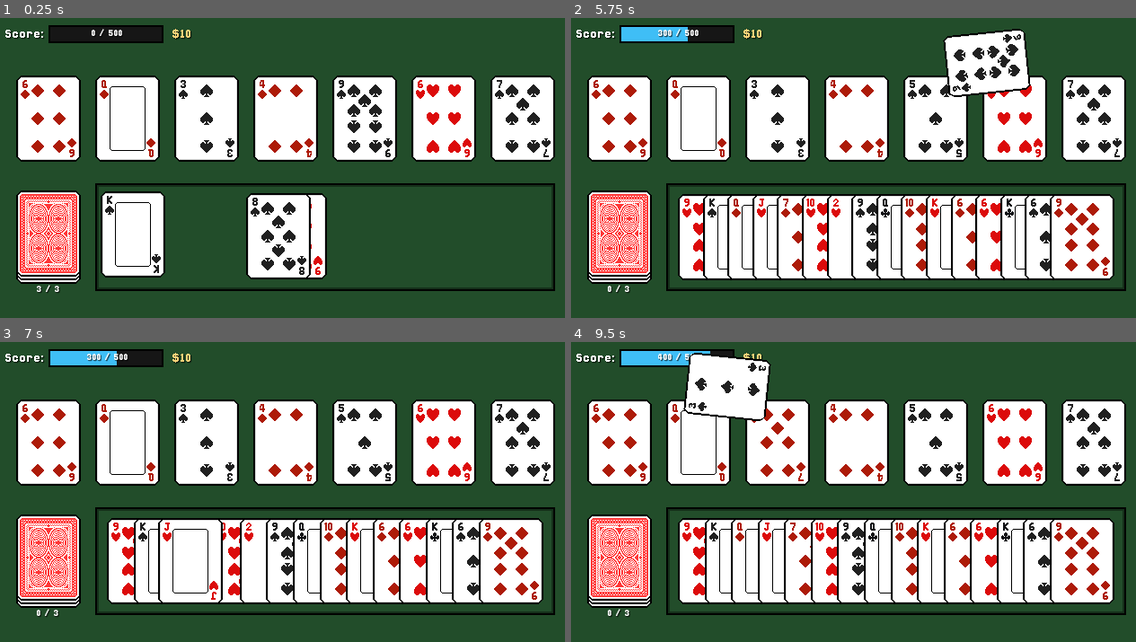
Above: before the commit, frames 1-4 (two rows, left to right).
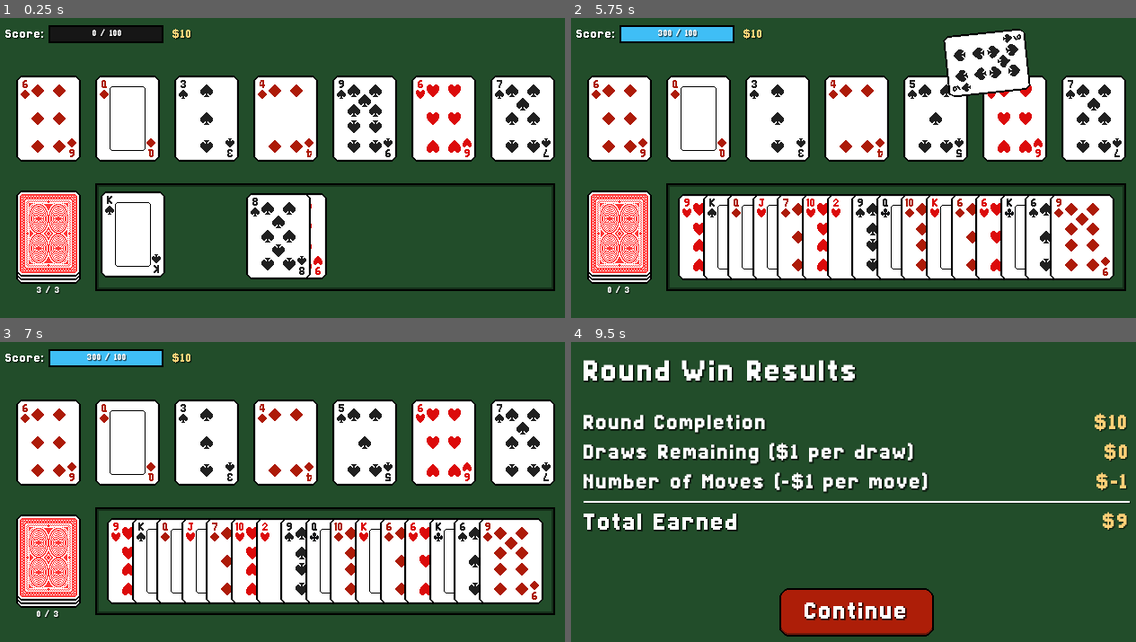
Above: after the commit, the same moments.

Repository: AyyBee123/Oristaile
Game: Godot game, scene res://Scenes/encounter.tscn
The game is run twice, just before and just after one commit, with the same random seed, the same clock (stepped at 60 frames per second) and the same inputs.
Inputs (mouse positions are in pixels of both pictures, inside the frame that each line leads up to):
- Up to frame 1 (0.25 s): no input
- Up to frame 2 (5.75 s): click "3 / 3" at 0.5 s; click "2 / 3" at 1.25 s; click "1 / 3" at 2 s; click "0 / 3" at 2.75 s; click "0 / 3" at 3.5 s; click "0 / 3" at 4.25 s; tap Enter at 5 s; drag from (712, 237) to (915, 108) at 5.02 s
- Up to frame 3 (7 s): drag from (163, 561) to (254, 567) at 5.77 s; move the mouse to (192, 561) at 6.52 s; press the mouse at (192, 561) at 6.53 s
- Up to frame 4 (9.5 s): release the mouse at (763, 561) at 7.25 s; tap Space at 7.25 s; drag from (791, 561) to (684, 456) at 7.27 s; drag from (785, 561) to (887, 504) at 8.02 s; drag from (830, 561) to (768, 423) at 8.77 s

The runs differ from the first frame. In frame 1, 0.1% of the frame differs, in the area x 6-22%, y 3-92%; in frame 2, 0.4%; in frame 3, 6.4%; in frame 4, 59%, in the area x 0-100%, y 2-99%.

Commit message:
added continue button after winning

Diff:
--- a/Scenes/encounter.tscn
+++ b/Scenes/encounter.tscn
@@ -10,12 +10,28 @@
 [ext_resource type="Texture2D" uid="uid://8s4q061hfurn" path="res://Assets/Sprites/Cards/Back/Back Highlight.png" id="6_pswyi"]
 [ext_resource type="Texture2D" uid="uid://cyf67b203j626" path="res://Assets/Sprites/Misc/Progress Bar.png" id="7_42tis"]
 [ext_resource type="Texture2D" uid="uid://byhc55r1o36yl" path="res://Assets/Sprites/Misc/Progress Bar Fill.png" id="8_pswyi"]
+[ext_resource type="Texture2D" uid="uid://cxuuf8h5yjg8h" path="res://Assets/Sprites/Misc/Button.png" id="11_4vfm1"]
+[ext_resource type="Texture2D" uid="uid://ld60syvg1sys" path="res://Assets/Sprites/Misc/Button Pressed.png" id="12_t6s0h"]
+[ext_resource type="Script" uid="uid://byyll0mxrmhd8" path="res://Scripts/pressed_button_move_label.gd" id="13_t6s0h"]
+
+[sub_resource type="StyleBoxTexture" id="StyleBoxTexture_pswyi"]
+texture = ExtResource("11_4vfm1")
+
+[sub_resource type="StyleBoxTexture" id="StyleBoxTexture_6b75a"]
+texture = ExtResource("12_t6s0h")
+
+[sub_resource type="StyleBoxTexture" id="StyleBoxTexture_4vfm1"]
+texture = ExtResource("11_4vfm1")
+
+[sub_resource type="StyleBoxEmpty" id="StyleBoxEmpty_t6s0h"]
 
 [node name="Encounter" type="CanvasLayer" unique_id=1945341202]
 script = ExtResource("1_wwxys")
+points_to_win = 100
 
 [node name="EncounterControl" type="Control" parent="." unique_id=1977854810]
 layout_mode = 3
+anchors_preset = 8
 anchor_left = 0.5
 anchor_top = 0.5
 anchor_right = 0.5
@@ -184,8 +200,8 @@
 anchors_preset = 15
 anchor_right = 1.0
 anchor_bottom = 1.0
-offset_top = 102.0
-offset_bottom = 15.0
+offset_top = 103.0
+offset_bottom = 16.0
 grow_horizontal = 2
 grow_vertical = 2
 theme_override_colors/font_shadow_color = Color(0, 0, 0, 0.5019608)
@@ -483,5 +499,54 @@
 horizontal_alignment = 2
 vertical_alignment = 1
 
+[node name="ContinueButton" type="Button" parent="WinControl" unique_id=897450518]
+unique_name_in_owner = true
+layout_mode = 1
+anchors_preset = -1
+anchor_left = 0.5
+anchor_top = 0.836
+anchor_right = 0.5
+anchor_bottom = 0.836
+offset_left = -86.0
+offset_top = -26.960022
+offset_right = 86.0
+offset_bottom = 27.039978
+grow_horizontal = 2
+grow_vertical = 0
+focus_neighbor_left = NodePath(".")
+focus_neighbor_top = NodePath(".")
+focus_neighbor_right = NodePath(".")
+focus_neighbor_bottom = NodePath(".")
+focus_next = NodePath(".")
+focus_previous = NodePath(".")
+theme_override_fonts/font = ExtResource("6_askxb")
+theme_override_font_sizes/font_size = 32
+theme_override_styles/normal = SubResource("StyleBoxTexture_pswyi")
+theme_override_styles/pressed = SubResource("StyleBoxTexture_6b75a")
+theme_override_styles/hover = SubResource("StyleBoxTexture_4vfm1")
+theme_override_styles/focus = SubResource("StyleBoxEmpty_t6s0h")
+
+[node name="Label" type="Label" parent="WinControl/ContinueButton" unique_id=23650188]
+layout_mode = 1
+anchors_preset = -1
+anchor_right = 1.0
+anchor_bottom = 0.96000004
+offset_bottom = 0.15999603
+grow_horizontal = 2
+grow_vertical = 2
+size_flags_horizontal = 3
+theme_override_colors/font_shadow_color = Color(0, 0, 0, 0.5019608)
+theme_override_constants/shadow_offset_x = 1
+theme_override_constants/shadow_offset_y = 1
+theme_override_constants/shadow_outline_size = 4
+theme_override_fonts/font = ExtResource("6_askxb")
+theme_override_font_sizes/font_size = 32
+text = "Continue"
+horizontal_alignment = 1
+vertical_alignment = 1
+script = ExtResource("13_t6s0h")
+relative_pressed_move = Vector2(0, -2)
+
 [connection signal="mouse_entered" from="EncounterControl/DeckContainer/DeckPanel" to="EncounterControl/DeckContainer/DeckPanel" method="_on_mouse_entered"]
 [connection signal="mouse_exited" from="EncounterControl/DeckContainer/DeckPanel" to="EncounterControl/DeckContainer/DeckPanel" method="_on_mouse_exited"]
+[connection signal="pressed" from="WinControl/ContinueButton" to="." method="_on_continue_button_pressed"]
--- a/Scripts/Game/encounter.gd
+++ b/Scripts/Game/encounter.gd
@@ -1,6 +1,7 @@
 extends CanvasLayer
 class_name Encounter
 
+@export var points_to_win: int = 500
 @export var money_on_win: int = 10
 
 @onready var slot_container: HBoxContainer = %SlotContainer
@@ -13,6 +14,7 @@
 @onready var coins_earned_container: VBoxContainer = %CoinsEarnedContainer
 @onready var spacing_line: ColorRect = %SpacingLine
 @onready var total_container: HBoxContainer = %TotalContainer
+@onready var continue_button: Button = %ContinueButton
 
 const CARD_SPACING: float = 36.0
 const DRAW_BUFFER: float = 0.1
@@ -26,7 +28,6 @@
 var draw_is_on_cooldown: bool = false
 var has_won: bool = false
 
-var points_to_win: int = 500
 var current_points: float = 0.0
 var current_draws: int
 var current_money: float
@@ -51,6 +52,7 @@
 	deck_panel.pressed.connect(_on_deck_panel_pressed)
 
 	draws_label.text = "%d / %d" % [current_draws, RunData.draws_per_round]
+	current_points_label.text = " %d / %d" % [0, points_to_win]
 
 	for card in RunData.deck:
 		current_deck.append(card.duplicate())
@@ -271,6 +273,7 @@
 		if i == spacing_line or i == total_container:
 			continue
 		containers.append(i)
+	continue_button.visible = false
 
 	var total_money_earned: int = money_on_win + current_draws + max(-money_on_win, -moves)
 
@@ -289,9 +292,16 @@
 	win_tween.tween_callback(func(): containers[2].visible = true)
 	win_tween.tween_method(func(value: float): containers[2].get_node("MoneyLabel").text = "$%d" % int(value), 0.0, float(max(-money_on_win, -moves)), 0.5).set_ease(Tween.EASE_OUT).set_trans(Tween.TRANS_QUAD)
 
-	win_tween.tween_callback(func(): spacing_line.visible = true)
-	win_tween.tween_callback(func(): total_container.visible = true)
+	win_tween.tween_callback(func():
+		spacing_line.visible = true
+		total_container.visible = true
+	)
 	win_tween.tween_method(func(value: float): total_container.get_node("MoneyLabel").text = "$%d" % int(value), 0.0, float(total_money_earned), 1.0).set_ease(Tween.EASE_OUT).set_trans(Tween.TRANS_QUAD)
+
+	win_tween.tween_callback(func():
+		continue_button.visible = true
+		continue_button.grab_focus()
+	)
 
 
 func _input(event: InputEvent) -> void:
@@ -299,3 +309,8 @@
 		if event.pressed and win_tween and win_tween.is_running() and can_skip_tween:
 			can_skip_tween = false
 			win_tween.custom_step(INF)
+			get_viewport().set_input_as_handled()
+
+
+func _on_continue_button_pressed() -> void:
+	pass # Replace with function body.
--- /dev/null
+++ b/Scripts/pressed_button_move_label.gd
@@ -0,0 +1,17 @@
+extends Label
+
+@export var relative_pressed_move: Vector2
+
+
+func _ready() -> void:
+	var parent_button: Button = get_parent()
+	parent_button.button_down.connect(_on_button_down)
+	parent_button.button_up.connect(_on_button_up)
+
+
+func _on_button_down() -> void:
+	position -= relative_pressed_move
+
+
+func _on_button_up() -> void:
+	position += relative_pressed_move
Binary file added: Assets/Sprites/Misc/Button Pressed.png
Not shown, added: Assets/Sprites/Misc/Button Pressed.png.import
Binary file added: Assets/Sprites/Misc/Button.aseprite
Binary file added: Assets/Sprites/Misc/Button.png
Not shown, added: Assets/Sprites/Misc/Button.png.import
Not shown, added: Scripts/pressed_button_move_label.gd.uid
